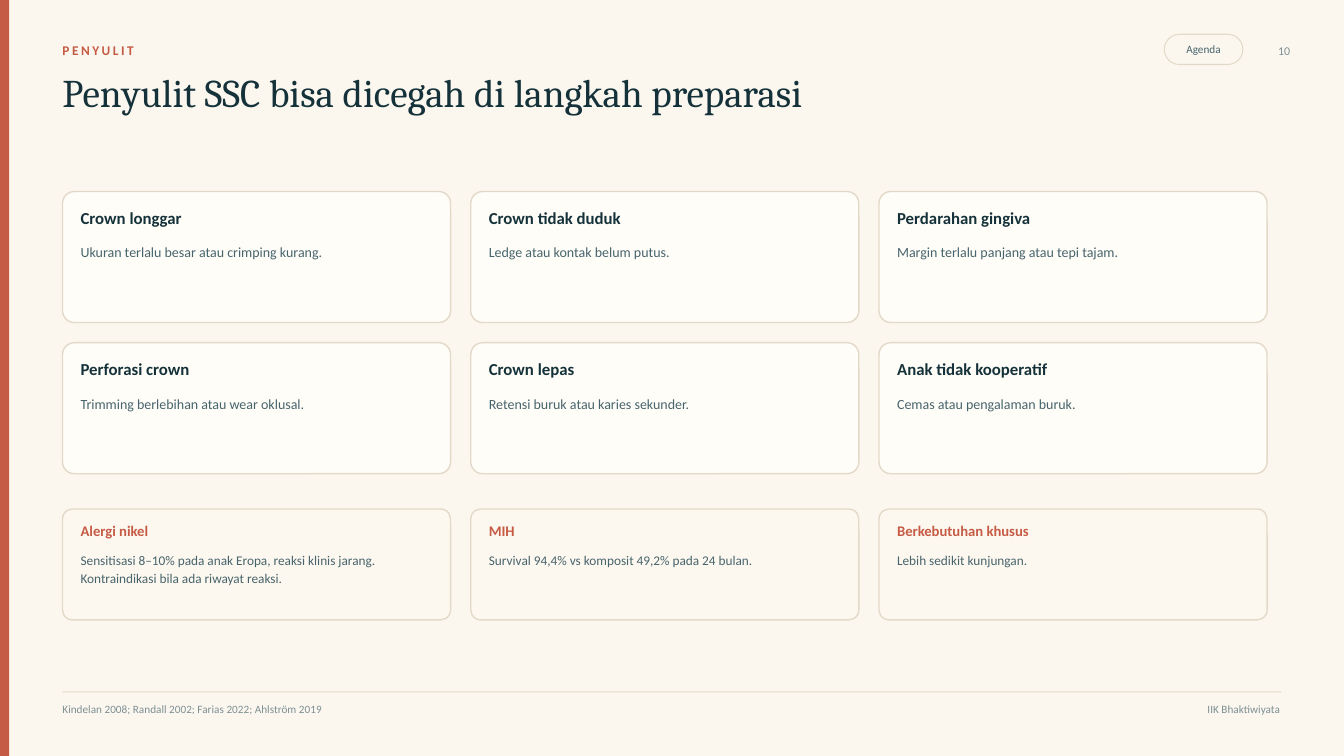
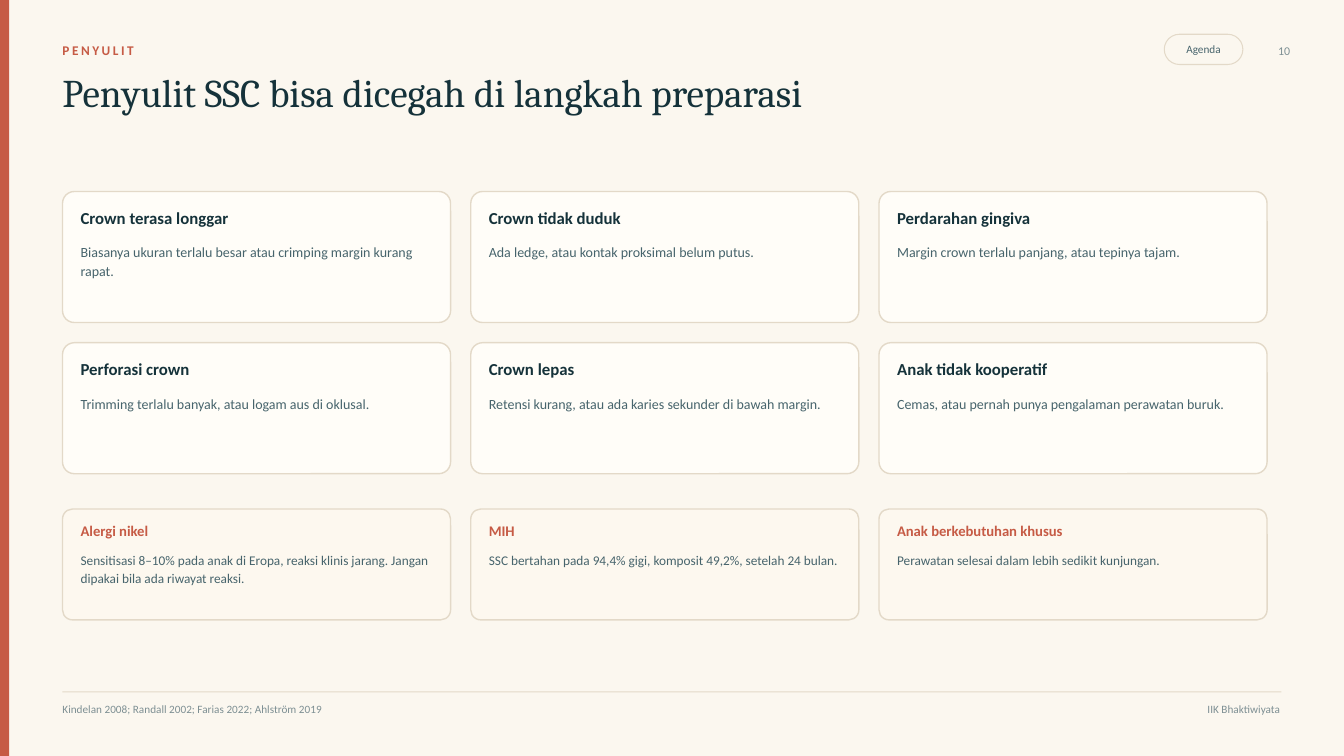
Before and after one commit to maskchanel14-source/agents, a slide deck: slide 10 of deliverables/ssc-pedodonsia/ssc-pedodonsia.pptx. Drawn at 1344x756 pixels with LibreOffice and Linux fonts; fonts in the diff are those of the drawing. Boxes give left, top, right and bottom in pixels: in the first picture for what was removed or moved away, otherwise in the second. Text is boxed around its words. In the diff, an @@ line names an element or a change of style, - is before the commit and + after.

Commit message:
Tulis ulang teks deck: label jadi kalimat utuh, istilah klinis masuk kalimat, desimal koma konsisten, tabel perbandingan menggantikan panel

```diff
--- a/deliverables/ssc-pedodonsia/ssc-pedodonsia.pptx
+++ b/deliverables/ssc-pedodonsia/ssc-pedodonsia.pptx
@@ text at (81, 212, 228, 227): text changed @@
-Crown longgar
+Crown terasa longgar
@@ text at (81, 247, 413, 279): text changed @@
-Ukuran terlalu besar atau crimping kurang.
+Biasanya ukuran terlalu besar atau crimping margin kurang rapat.
@@ text at (489, 247, 754, 260): text changed @@
-Ledge atau kontak belum putus.
+Ada ledge, atau kontak proksimal belum putus.
@@ text at (897, 247, 1180, 260): text changed @@
-Margin terlalu panjang atau tepi tajam.
+Margin crown terlalu panjang, atau tepinya tajam.
@@ text at (81, 399, 369, 412): text changed @@
-Trimming berlebihan atau wear oklusal.
+Trimming terlalu banyak, atau logam aus di oklusal.
@@ text at (489, 399, 821, 412): text changed @@
-Retensi buruk atau karies sekunder.
+Retensi kurang, atau ada karies sekunder di bawah margin.
@@ text at (897, 399, 1224, 412): text changed @@
-Cemas atau pengalaman buruk.
+Cemas, atau pernah punya pengalaman perawatan buruk.
@@ text at (897, 525, 1062, 536): text changed @@
-Berkebutuhan khusus
+Anak berkebutuhan khusus
@@ text at (81, 555, 428, 585): text changed @@
-Sensitisasi 8–10% pada anak Eropa, reaksi klinis jarang. Kontraindikasi bila ada riwayat reaksi.
+Sensitisasi 8–10% pada anak di Eropa, reaksi klinis jarang. Jangan dipakai bila ada riwayat reaksi.
@@ text at (489, 555, 838, 568): text changed @@
-Survival 94,4% vs komposit 49,2% pada 24 bulan.
+SSC bertahan pada 94,4% gigi, komposit 49,2%, setelah 24 bulan.
@@ text at (897, 555, 1160, 568): text changed @@
-Lebih sedikit kunjungan.
+Perawatan selesai dalam lebih sedikit kunjungan.
```
Also in this commit, not shown: 12 other slides changed, 10 other files.
